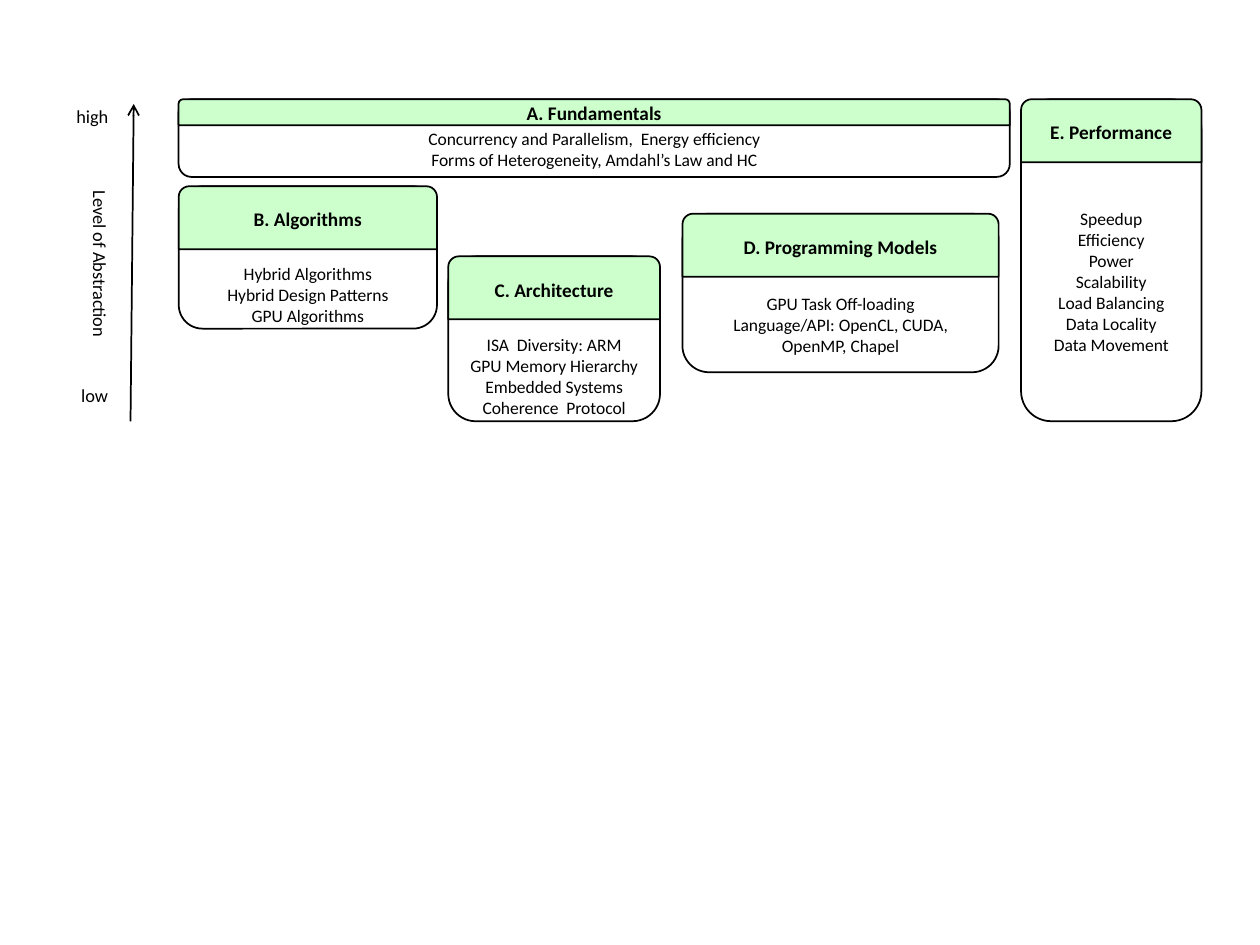
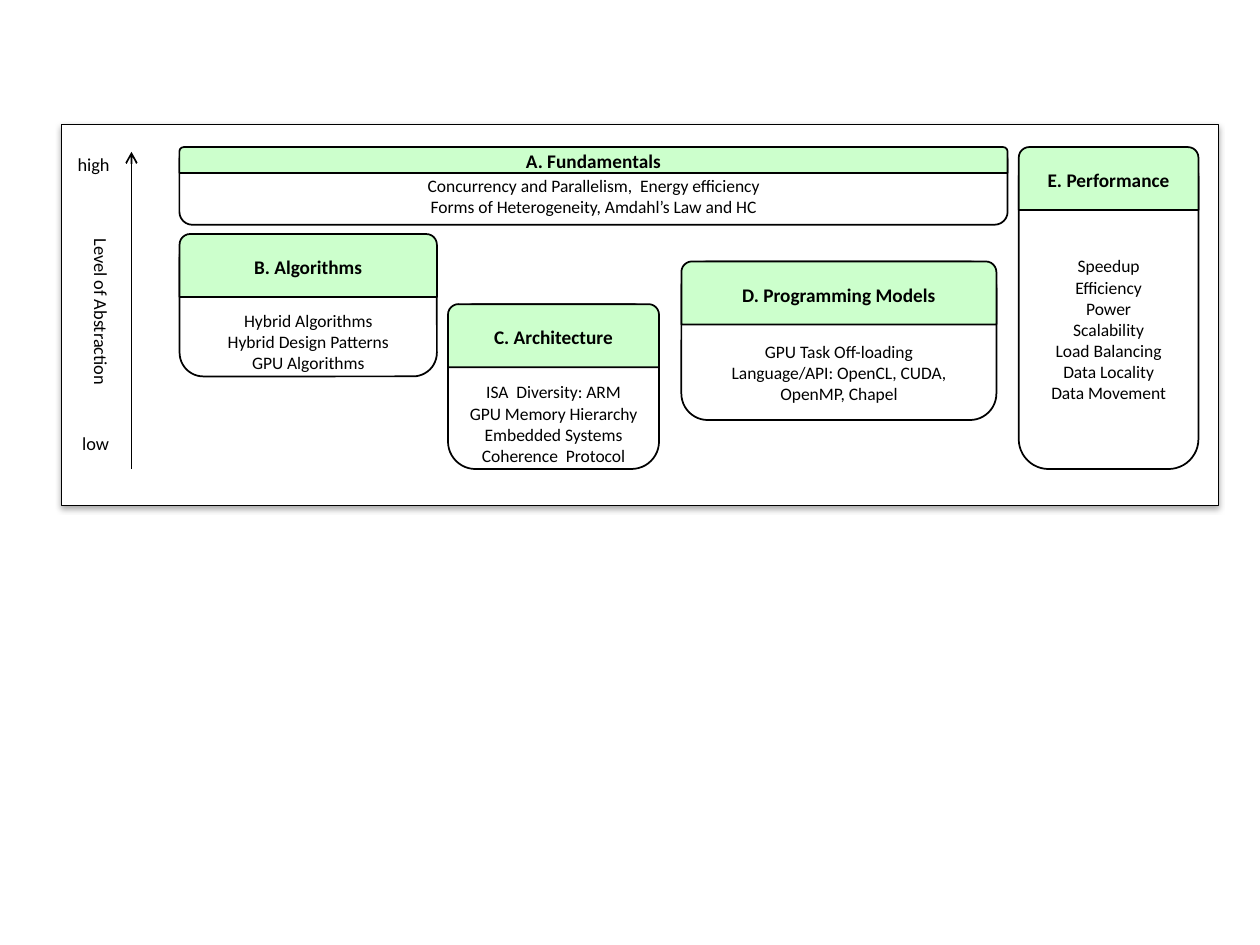
Before and after one commit to TeachingUndergradsCHC/modules, a slide deck: slide 3 of overview/figs/module_mapping.pptx. Drawn at 1260x945 pixels with LibreOffice and Linux fonts; fonts in the diff are those of the drawing. Boxes give left, top, right and bottom in pixels: in the first picture for what was removed or moved away, otherwise in the second. Text is boxed around its words. In the diff, an @@ line names an element or a change of style, - is before the commit and + after.

```diff
--- a/overview/figs/module_mapping.pptx
+++ b/overview/figs/module_mapping.pptx
@@ rectangle added at bbox=[62, 125, 1218, 505], fill #FFFFFF, outline #000000 0.75 pt @@
@@ rounded rectangle "Concurrency and Parallelism, Energy efficiency": place and size @@
-rounded rectangle "Concurrency and Parallelism, Energy efficiency" at bbox=[179, 100, 1011, 178]
+rounded rectangle "Concurrency and Parallelism, Energy efficiency" at bbox=[179, 147, 1007, 226]
@@ round same rect "A. Fundamentals": place and size @@
-round same rect "A. Fundamentals" at bbox=[179, 100, 1011, 126]
+round same rect "A. Fundamentals" at bbox=[179, 147, 1007, 174]
@@ 1 rounded rectangle, 1 round same rect, 1 text, 1 arrow: place and size @@
-1 rounded rectangle, 1 round same rect, 1 text, 1 arrow at bbox=[76, 100, 1201, 422]
+1 rounded rectangle, 1 round same rect, 1 text, 1 arrow at bbox=[78, 147, 1200, 470]
@@ 3 rounded rectangles, 3 round same rects, 2 texts: place and size @@
-3 rounded rectangles, 3 round same rects, 2 texts at bbox=[81, 186, 999, 421]
+3 rounded rectangles, 3 round same rects, 2 texts at bbox=[82, 234, 997, 469]
```
Also in this commit, not shown: 2 other files.
